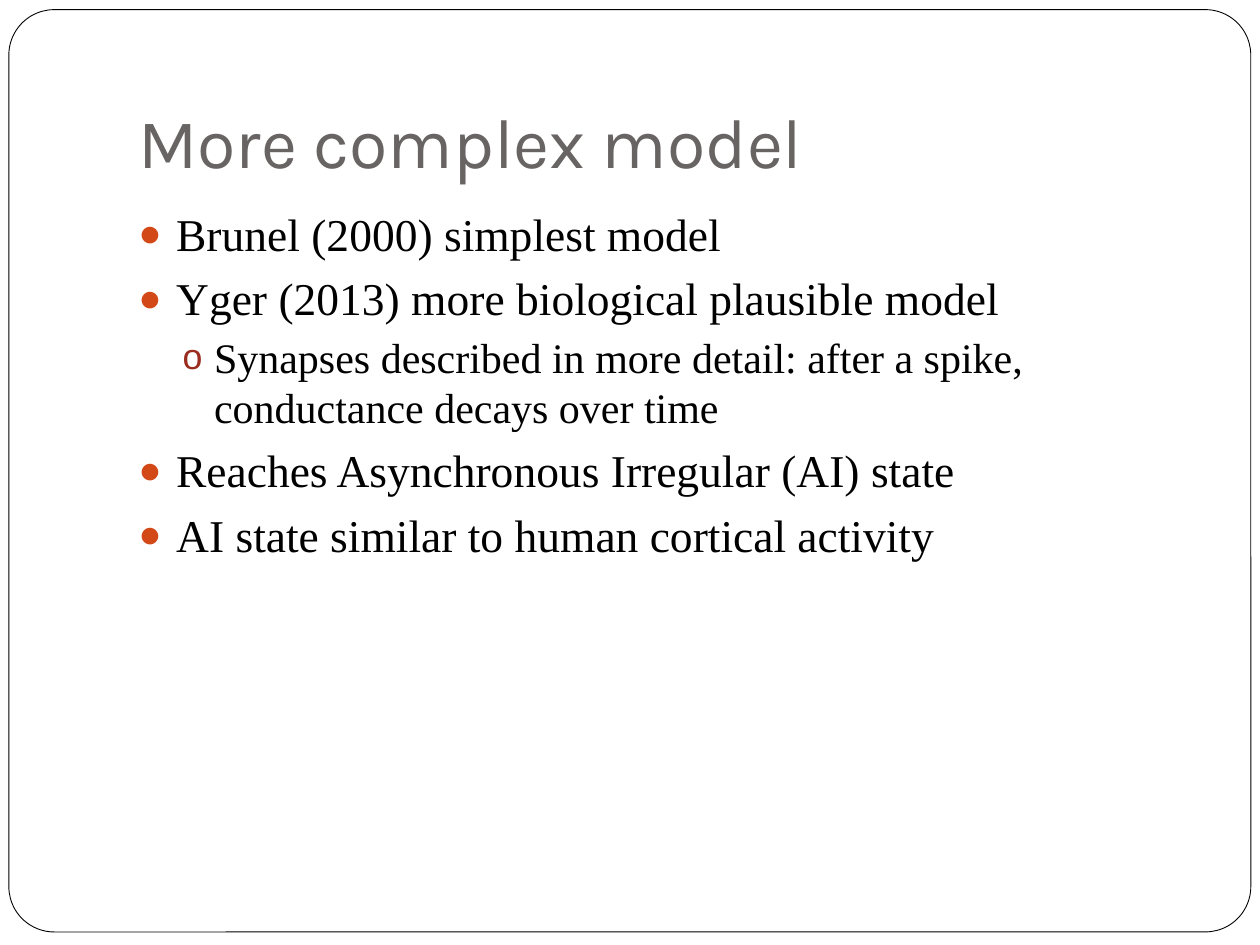
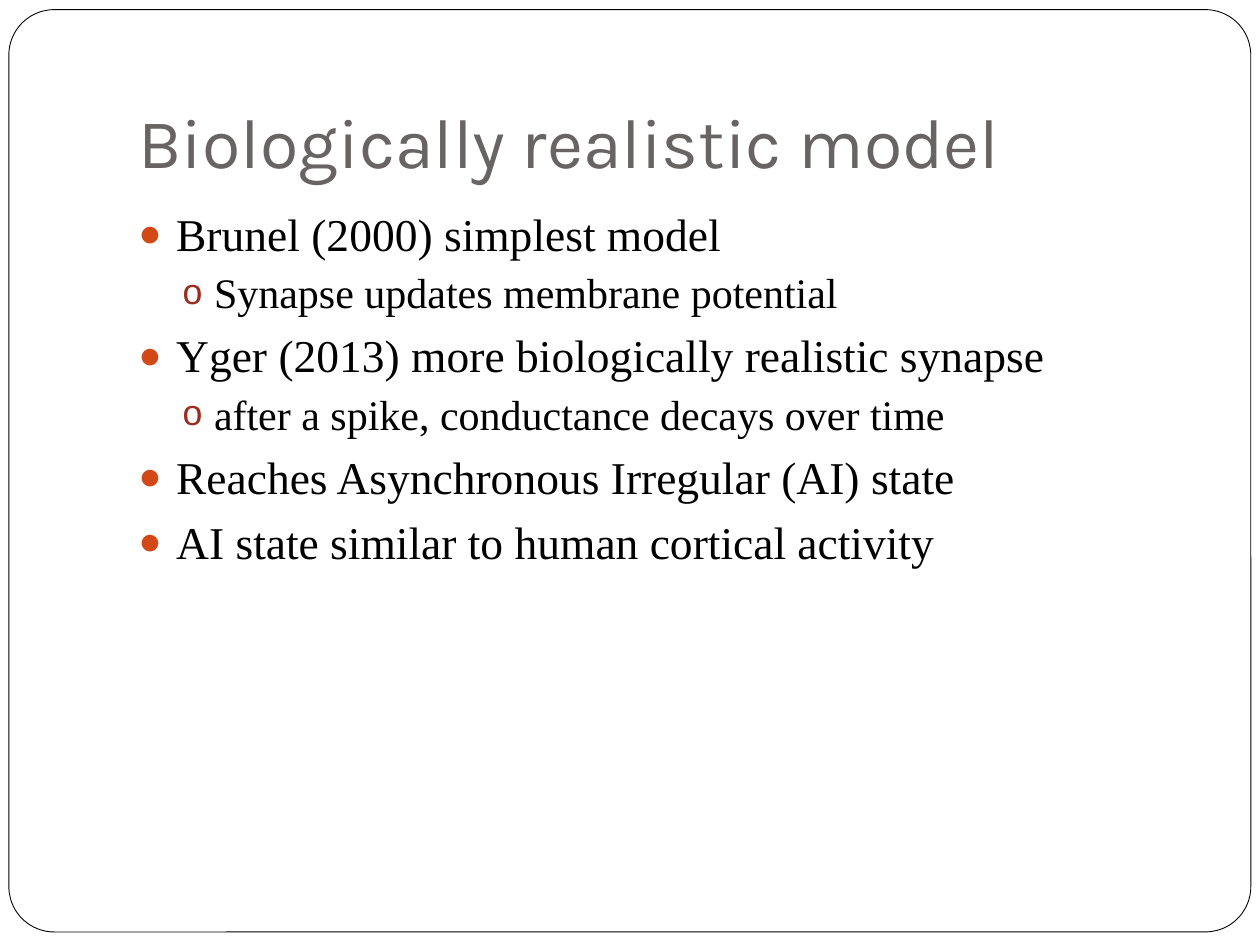
Before and after one commit to jiribrummer/Balanced_network, a slide deck: slide 9 of Final presentation bachelor thesis Jiri Brummer - dynamics of balanced network.pptx (slide 10 before the commit). Drawn at 1260x945 pixels with LibreOffice and Linux fonts; fonts in the diff are those of the drawing. Boxes give left, top, right and bottom in pixels: in the first picture for what was removed or moved away, otherwise in the second. Text is boxed around its words. In the diff, an @@ line names an element or a change of style, - is before the commit and + after.

Commit message:
Presentation after feedback Fleur

```diff
--- a/Final presentation bachelor thesis Jiri Brummer - dynamics of balanced network.pptx
+++ b/Final presentation bachelor thesis Jiri Brummer - dynamics of balanced network.pptx
@@ title at [138, 120, 1000, 185]: text changed @@
-More complex model
+Biologically realistic model
@@ text at [176, 279, 1044, 439]: text changed @@
-● Yger (2013) more biological plausible model
-  o Synapses described in more detail: after a spike, conductance decays over time
+  o Synapse updates membrane potential
+● Yger (2013) more biologically realistic synapse
+  o after a spike, conductance decays over time
```
Also in this commit, not shown: 15 other slides changed, 2 slides added, 11 other files.
